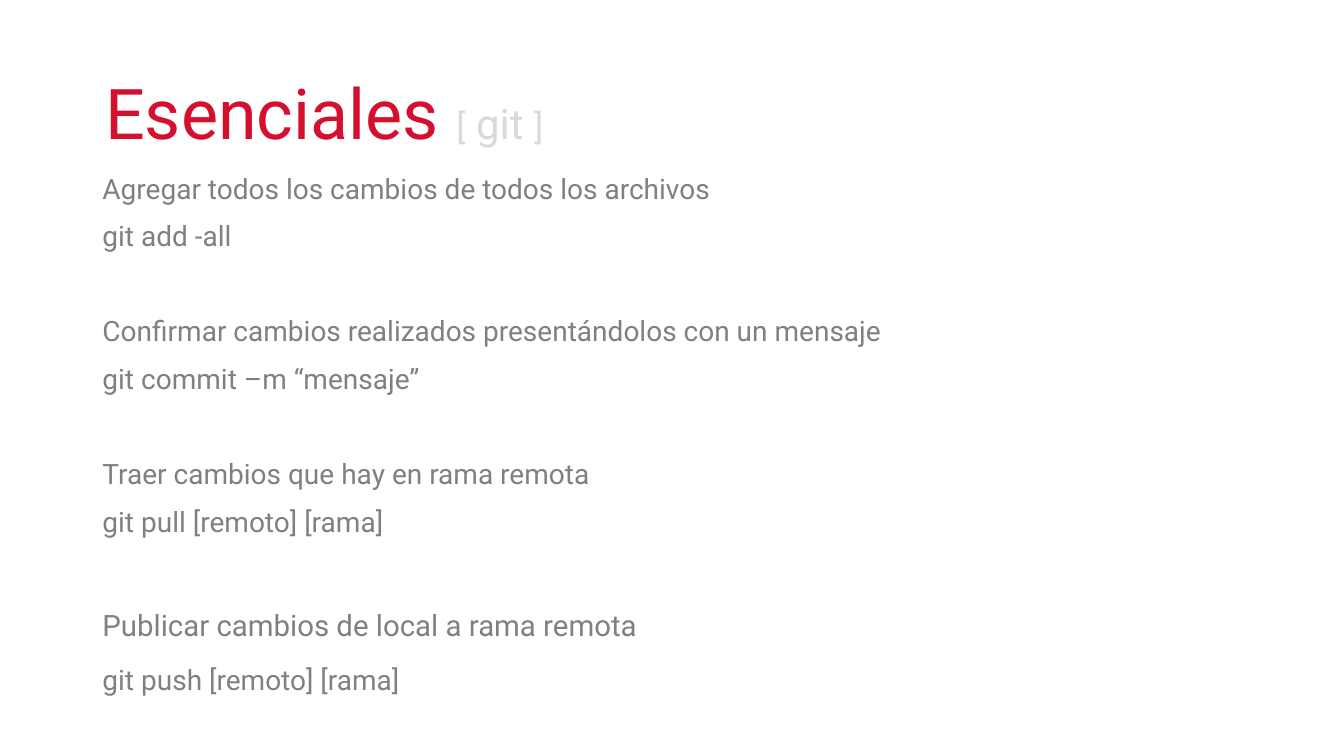
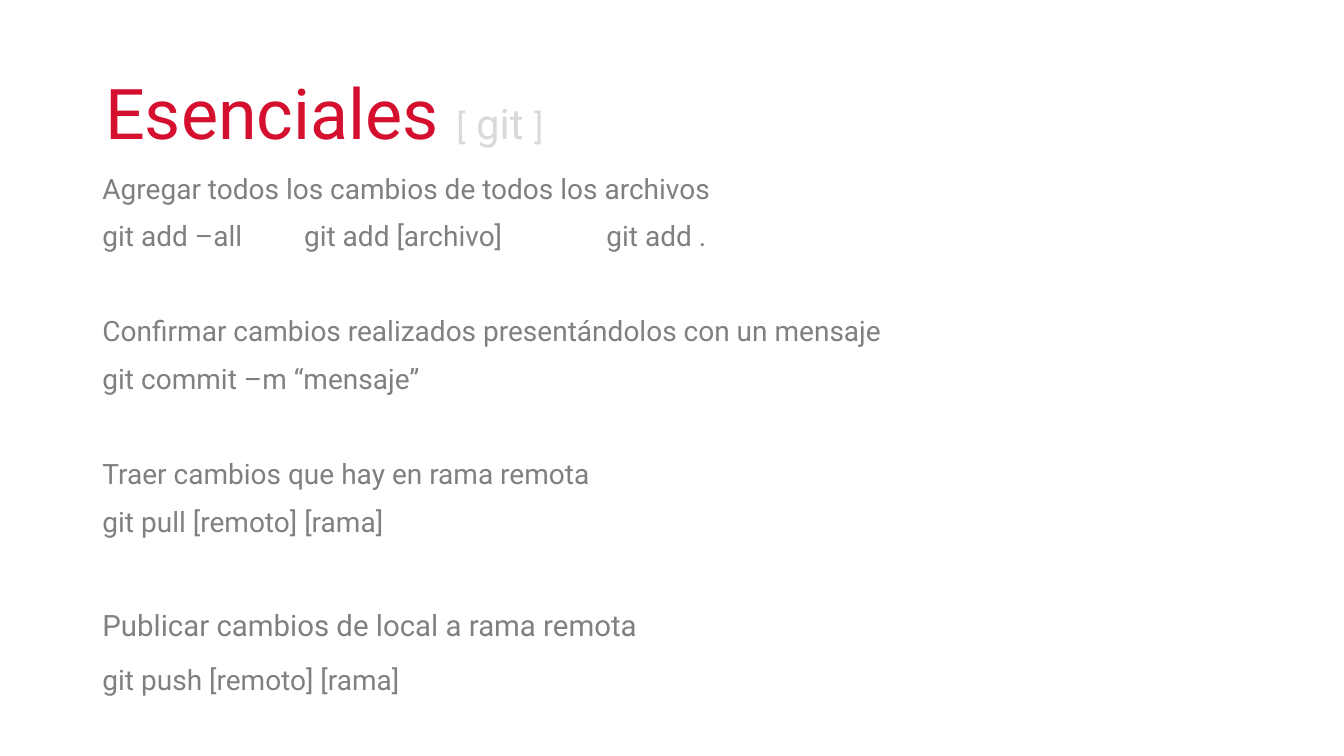
Before and after one commit to cimadev/PlaticasTalleres, a slide deck: slide 29 of 2017/dec_7_Git_GitHub_WorkShop/DGO.pptx. Drawn at 1344x756 pixels with LibreOffice and Linux fonts; fonts in the diff are those of the drawing. Boxes give left, top, right and bottom in pixels: in the first picture for what was removed or moved away, otherwise in the second. Text is boxed around its words. In the diff, an @@ line names an element or a change of style, - is before the commit and + after.

```diff
--- a/2017/dec_7_Git_GitHub_WorkShop/DGO.pptx
+++ b/2017/dec_7_Git_GitHub_WorkShop/DGO.pptx
@@ text at <box>102,223,692,252</box>: text changed @@
-git add -all
+git add –all git add [archivo] git add .
```
Also in this commit, not shown: 2 other slides changed, 1 slide added, 1 slide removed.
